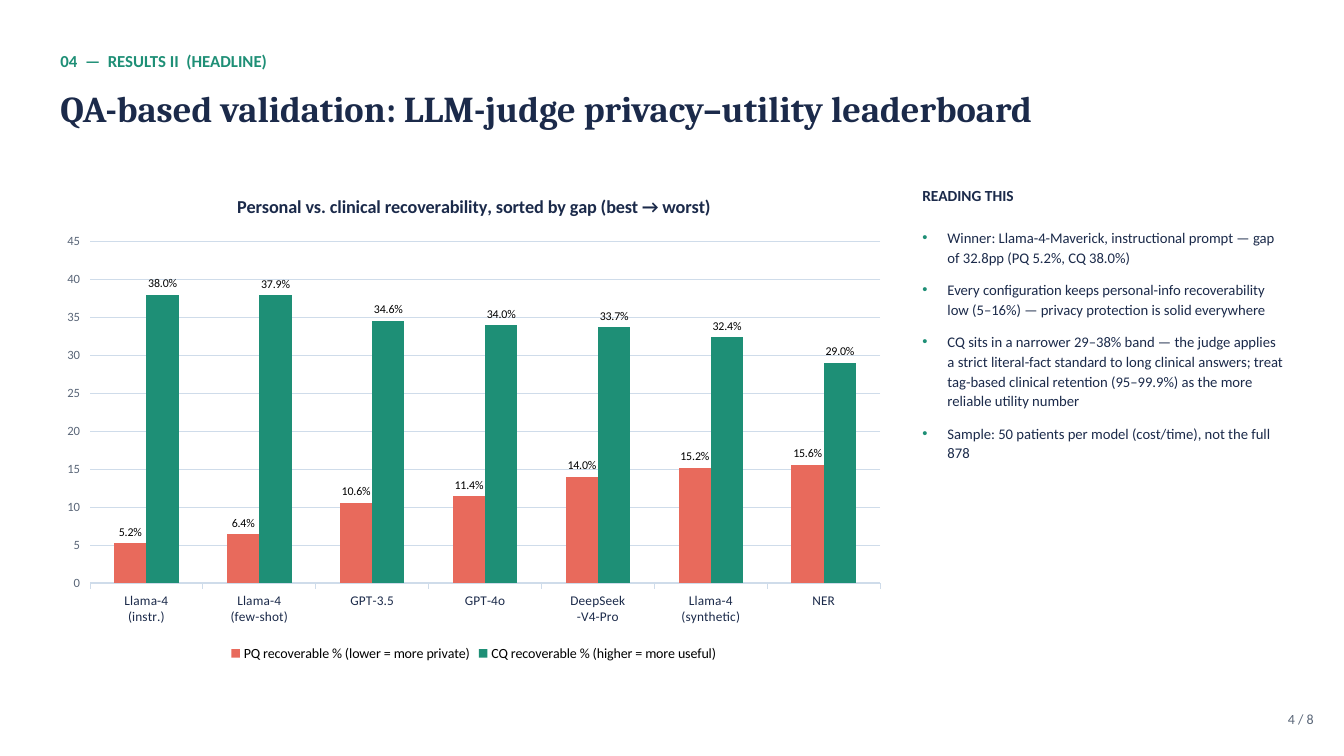
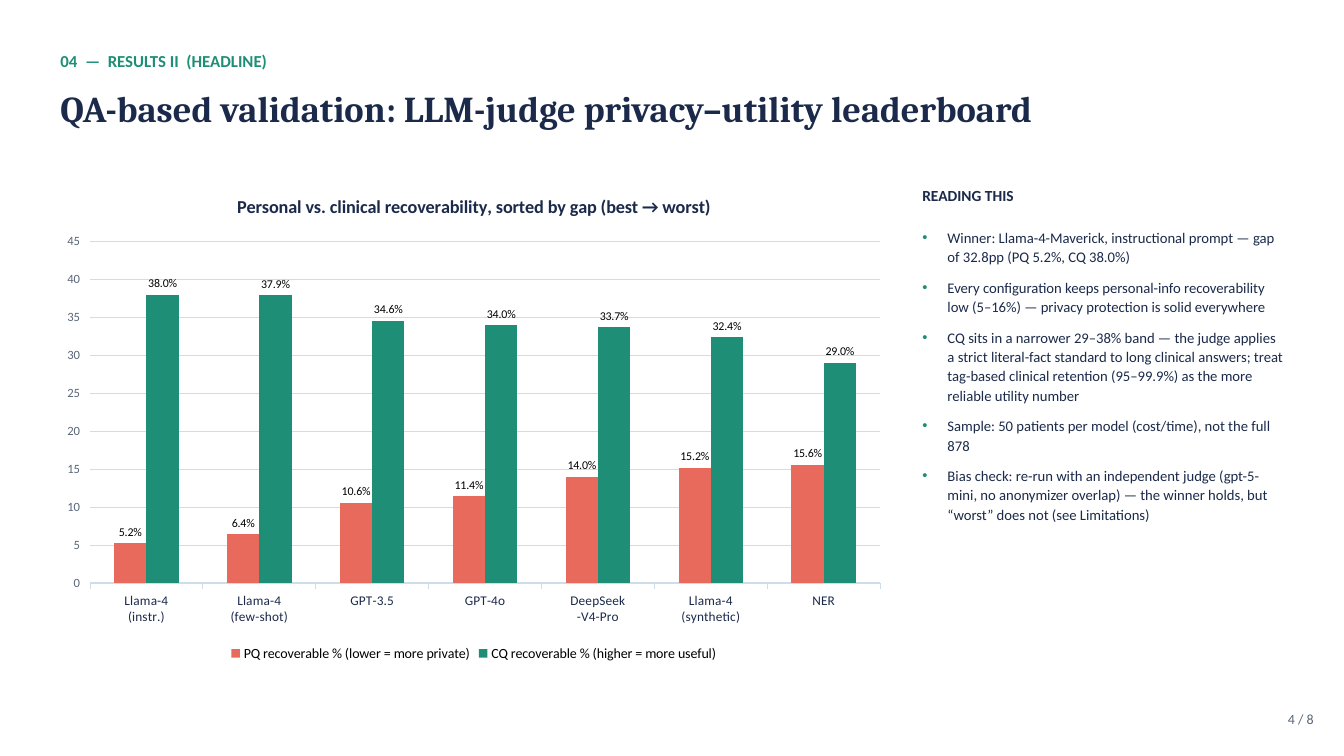
Before and after one commit to UriAtzmon/Anonymization-of-Mental-Health-Records, a slide deck: slide 5 of Presentation/MindShield_Final_Report.pptx. Drawn at 1344x756 pixels with LibreOffice and Linux fonts; fonts in the diff are those of the drawing. Boxes give left, top, right and bottom in pixels: in the first picture for what was removed or moved away, otherwise in the second. Text is boxed around its words. In the diff, an @@ line names an element or a change of style, - is before the commit and + after.

Commit message:
Add judge-independence finding to the Final Report deck
Slide 5 (results) and slide 7 (limitations) now mention the
self-preference bias check: the winner holds under an independent
judge, but the "worst" model does not -- matching what the README
and validation notebook already say.

```diff
--- a/Presentation/MindShield_Final_Report.pptx
+++ b/Presentation/MindShield_Final_Report.pptx
@@ text at [947,232,1283,451]: line spacing 1.12 to 1.1; less space between paragraphs @@
@@ text at [947,470,1267,522]: paragraph added @@
+• Bias check: re-run with an independent judge (gpt-5-mini, no anonymizer overlap) — the winner holds, but “worst” does not (see Limitations)
```
Also in this commit, not shown: 1 other slide changed.
